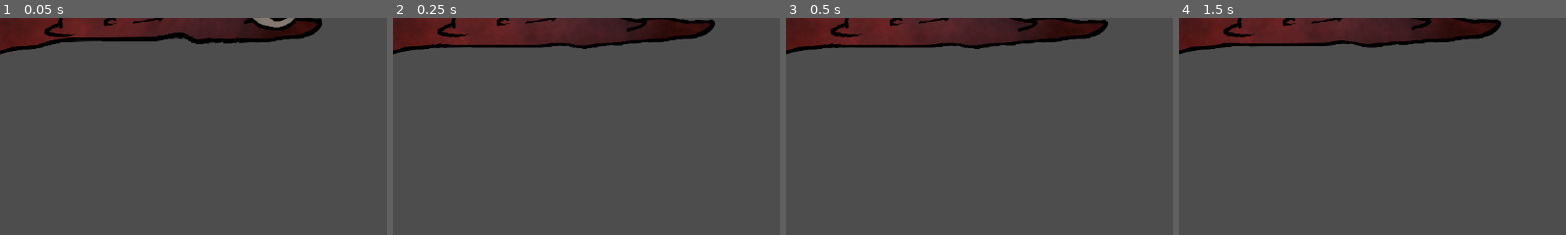
Above: before the commit, frames 1-4 (left to right).
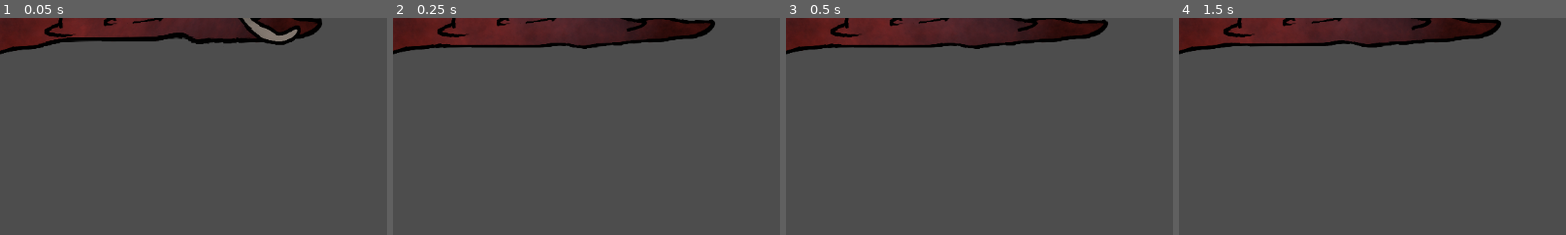
Above: after the commit, the same moments.

Repository: thecaptaincarrot/GMTK-2024-Game-Jam
Game: Godot game, scene res://Entities/Enemies/Slime/Slime.tscn
Two runs of this game, one before a commit and one after it. Both use one fixed random seed, a clock stepped at 60 frames per second and the inputs below. This scene is started directly instead of the project's main scene.
Inputs:
- Up to frame 1 (0.05 s): no input
- Up to frame 2 (0.25 s): no input
- Up to frame 3 (0.5 s): no input
- Up to frame 4 (1.5 s): no input
The pictures show only the part of the screen within x 0-50%, y 0-50%; the shares and areas given below are measured in that part.

The runs differ from the first frame. In frame 1, 1.3% of the frame differs, in the area x 61-78%, y 0-13%; in frame 2, nothing differs; in frame 3, nothing differs; in frame 4, nothing differs.

Commit message:
Z order slime

Diff:
--- a/Entities/Enemies/Slime/Slime.tscn
+++ b/Entities/Enemies/Slime/Slime.tscn
@@ -152,7 +152,7 @@
 remote_path = NodePath("../../../../../../../../Sprites/bone3")
 
 [node name="bone4" type="Bone2D" parent="Beast/SkeletonComponent/base/slime4"]
-position = Vector2(74.707, 11.5278)
+position = Vector2(56.4204, 22.5117)
 rotation = 2.8133
 auto_calculate_length_and_angle = false
 length = 77.075
@@ -310,81 +310,89 @@
 internal_vertex_count = 11
 
 [node name="blob1" type="Sprite2D" parent="Beast/Sprites" index="1"]
+z_index = -30
 position = Vector2(152, -11)
 rotation = -0.0978063
-scale = Vector2(0.999993, 0.999993)
+scale = Vector2(0.999994, 0.999994)
 texture = ExtResource("4_hw4sg")
 region_enabled = true
 region_rect = Rect2(332, 939, 180, 68)
 
 [node name="blob2" type="Sprite2D" parent="Beast/Sprites" index="2"]
+z_index = -30
 position = Vector2(-177, 18)
 rotation = -0.434796
+texture = ExtResource("4_hw4sg")
+region_enabled = true
+region_rect = Rect2(164, 990, 114, 42)
+
+[node name="blob3" type="Sprite2D" parent="Beast/Sprites" index="3"]
+z_index = -40
+position = Vector2(-280, -10.0004)
+rotation = 0.0482343
 scale = Vector2(0.999998, 0.999998)
 texture = ExtResource("4_hw4sg")
 region_enabled = true
-region_rect = Rect2(164, 990, 114, 42)
-
-[node name="blob3" type="Sprite2D" parent="Beast/Sprites" index="3"]
-position = Vector2(-280, -10.0005)
-rotation = 0.0482355
-scale = Vector2(0.999994, 0.999994)
-texture = ExtResource("4_hw4sg")
-region_enabled = true
 region_rect = Rect2(91, 948, 37, 54)
 
 [node name="bone1" type="Sprite2D" parent="Beast/Sprites" index="4"]
-position = Vector2(-305.752, -193.438)
-rotation = 0.0316664
-scale = Vector2(1, 1)
+z_index = -50
+position = Vector2(-305.752, -193.439)
+rotation = 0.0316653
+scale = Vector2(1.00001, 1.00001)
 texture = ExtResource("4_hw4sg")
 region_enabled = true
 region_rect = Rect2(346, 683, 134, 213)
 
 [node name="bone2" type="Sprite2D" parent="Beast/Sprites" index="5"]
-position = Vector2(-135.342, -351.297)
-rotation = 0.0180878
+z_index = -50
+position = Vector2(-135.326, -351.296)
+rotation = 0.0181731
 scale = Vector2(0.999995, 0.999995)
 texture = ExtResource("4_hw4sg")
 region_enabled = true
 region_rect = Rect2(151, 407, 112, 206)
 
 [node name="bone3" type="Sprite2D" parent="Beast/Sprites" index="6"]
-position = Vector2(114.278, -331.316)
-rotation = -0.0316275
-scale = Vector2(1, 1)
+z_index = -43
+position = Vector2(114.273, -331.312)
+rotation = -0.0316544
+scale = Vector2(1.00001, 1.00001)
 texture = ExtResource("4_hw4sg")
 region_enabled = true
 region_rect = Rect2(368, 283, 102, 179)
 
 [node name="bone4" type="Sprite2D" parent="Beast/Sprites" index="7"]
-position = Vector2(235.571, -124.691)
-rotation = -0.133632
-scale = Vector2(0.999989, 0.999989)
+z_index = -42
+position = Vector2(255.636, -131.931)
+rotation = -0.133631
+scale = Vector2(0.999995, 0.999995)
 texture = ExtResource("4_hw4sg")
 region_enabled = true
 region_rect = Rect2(356, 479, 113, 151)
 
 [node name="bone5" type="Sprite2D" parent="Beast/Sprites" index="8"]
-position = Vector2(179.612, -134.913)
-rotation = 0.187939
-scale = Vector2(0.999898, 0.999898)
+z_index = -40
+position = Vector2(180.72, -133.151)
+rotation = 0.207048
+scale = Vector2(0.999884, 0.999884)
 texture = ExtResource("4_hw4sg")
 region_enabled = true
 region_rect = Rect2(588, 57, 195, 197)
 
 [node name="skull" type="Sprite2D" parent="Beast/Sprites" index="9"]
+z_index = -44
 position = Vector2(-13, -216)
-rotation = -0.654351
-scale = Vector2(0.999938, 0.999938)
+rotation = -0.654348
+scale = Vector2(0.999936, 0.999936)
 texture = ExtResource("4_hw4sg")
 region_enabled = true
 region_rect = Rect2(284, 76, 234, 162)
 
 [node name="skull2" type="Sprite2D" parent="Beast/Sprites" index="10"]
-position = Vector2(2.10485, -114.164)
-rotation = -0.654351
-scale = Vector2(0.999938, 0.999938)
+position = Vector2(2.10457, -114.165)
+rotation = -0.654348
+scale = Vector2(0.999936, 0.999936)
 texture = ExtResource("4_hw4sg")
 region_enabled = true
 region_rect = Rect2(83, 127, 147, 112)
